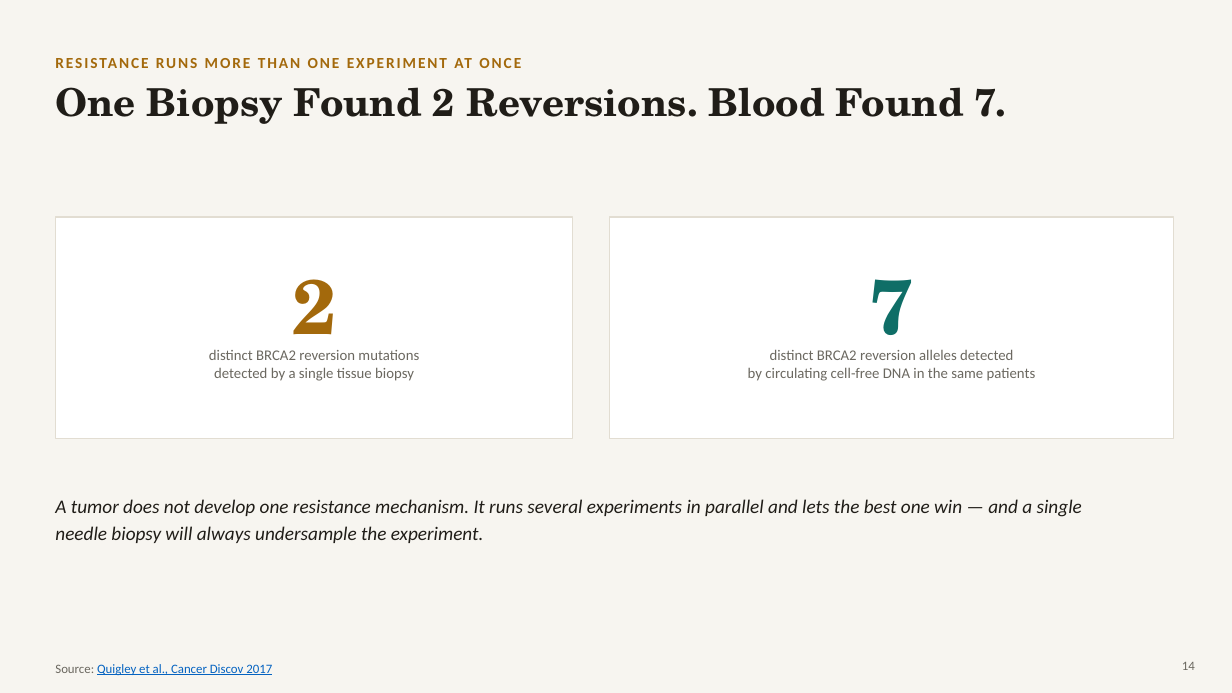
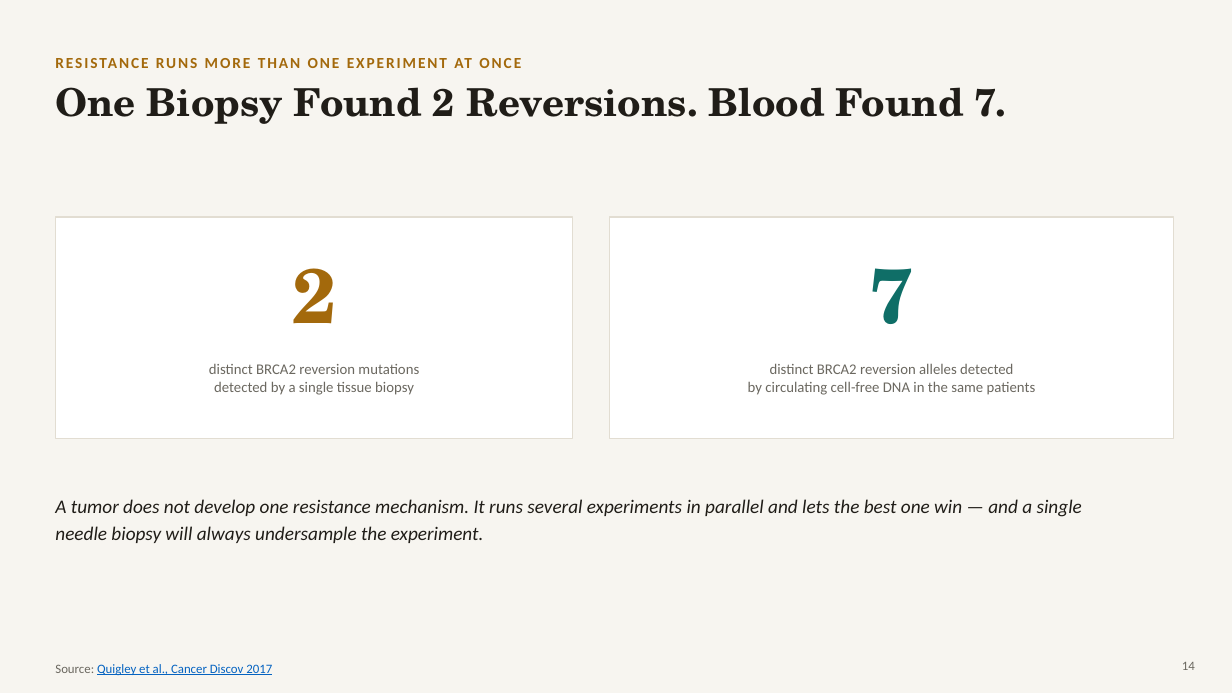
Before and after one commit to kpienta-cloud/FENG, a slide deck: slide 14 of slides/Transformative_Science_Feng_Keynote.pptx. Drawn at 1232x693 pixels with LibreOffice and Linux fonts; fonts in the diff are those of the drawing. Boxes give left, top, right and bottom in pixels: in the first picture for what was removed or moved away, otherwise in the second. Text is boxed around its words. In the diff, an @@ line names an element or a change of style, - is before the commit and + after.

Commit message:
Polish keynote deck: fix spacing, contrast, and knowledge-graph image after visual QA

```diff
--- a/slides/Transformative_Science_Feng_Keynote.pptx
+++ b/slides/Transformative_Science_Feng_Keynote.pptx
@@ text "2" rewrapped from bbox=[292, 279, 336, 360] to bbox=[292, 268, 336, 324] @@
@@ text "7" rewrapped from bbox=[870, 279, 914, 360] to bbox=[870, 268, 914, 324] @@
@@ text "distinct BRCA2 reversion mutations": place and size @@
-text "distinct BRCA2 reversion mutations" at bbox=[209, 350, 419, 381]
+text "distinct BRCA2 reversion mutations" at bbox=[209, 364, 419, 395]
@@ text "distinct BRCA2 reversion alleles detected": place and size @@
-text "distinct BRCA2 reversion alleles detected" at bbox=[748, 349, 1036, 381]
+text "distinct BRCA2 reversion alleles detected" at bbox=[748, 363, 1036, 395]
```
Also in this commit, not shown: 5 other slides changed.
